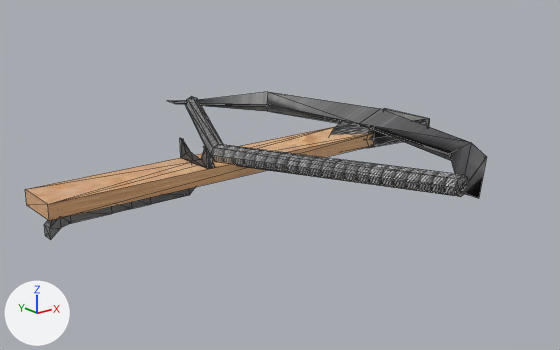
One commit to the OBJ model StemistHacks2/Assets/models/Crossbow18.obj: the scene before it, then after it.
Both versions are drawn from a 50 mm lens placed at (-4.85, -6.28, 2.12), pointed at (0.05, -0.15, -0.33). Arrows for +X, +Y and +Z are at lower left; the lights stay in place. Mesh edges are drawn as thin lines. Where no turn or scale is listed for an object, it has been applied to the vertices.
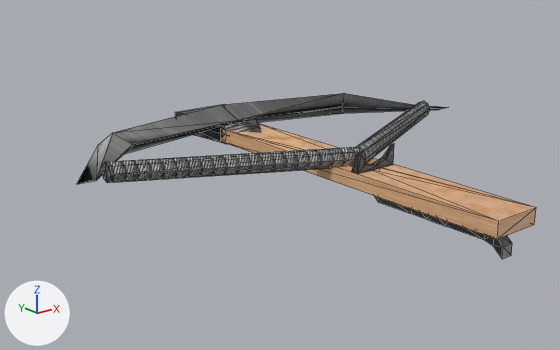
The edits, one by one:
me_sphere is used by ob_sphere; location (0.0, 0.0, 0.0).
me_sphere had 49 vertices, 82 faces, 2 loose edges and spanned x -0.75..2.13, y -2.22..2.16, z -0.23..0.13.
me_sphere now has 146 vertices, 276 faces and spans x -2.18..2.86, y -2.87..1.81, z -0.46..0.16.
me_sphere part 1: the loose piece of 24 vertices spanning x -0.75..0.53, y -2.22..2.16, z -0.1..0.1 is turned 90 degrees about the z axis through its middle, then moved by (0.48, -0.41, 0.0).
me_sphere part 2: a new loose piece, a box spanning x -0.028..0.709, y 1.778..1.805, z -0.223..0.012, in mat_material (picture img_metal_texture_jpg).
me_sphere part 3: the loose piece of 21 vertices spanning x 0.85..2.13, y -0.35..0.36, z -0.23..0.0 is turned 90 degrees about the z axis through its middle, then moved by (-1.15, 1.15, 0.0).
me_sphere part 4: a new loose piece of 54 vertices spanning x 0.09..0.59, y -2.87..1.0, z -0.46..-0.06.
me_sphere part 5: a new loose piece of 21 vertices spanning x -2.18..2.86, y -0.06..1.47, z -0.13..0.13, in mat_material (picture img_metal_texture_jpg).
me_sphere part 6: a new loose piece of 18 vertices spanning x 0.1..0.58, y -1.26..-1.17, z -0.06..0.16, in mat_material (picture img_metal_texture_jpg).
me_sphere now uses material mat_material (picture img_metal_texture_jpg).
me_sphere now uses material mat_material_001 (picture img_wood_texture_png).
Object 'Sphere.001' (ob_sphere_001) is deleted.
Object 'Sphere.002' (ob_sphere_002) is deleted.

Changed parts and their boxes (x1, y1, x2, y2) in the pictures (560 x 350 px; the box of a moved part takes in the faces that stretch with it):
'Sphere', reshaped (61% wider, 64% taller)
    before: (185, 96, 469, 197)
    after: (77, 93, 536, 259)
'Sphere.002', deleted (brown)
    before: (25, 127, 374, 221)
'Sphere.001', deleted
    before: (44, 92, 487, 240)
part 1 of me_sphere, moved or reshaped
    before: (185, 96, 469, 197)
    after: (102, 101, 430, 183)
part 2 of me_sphere, added
    after: (175, 105, 219, 116)
part 3 of me_sphere, moved or reshaped
    before: (330, 119, 426, 148)
    after: (179, 113, 261, 144)
part 4 of me_sphere, added (brown)
    after: (221, 124, 536, 259)
part 5 of me_sphere, added
    after: (77, 93, 448, 184)
part 6 of me_sphere, added
    after: (351, 144, 394, 174)
